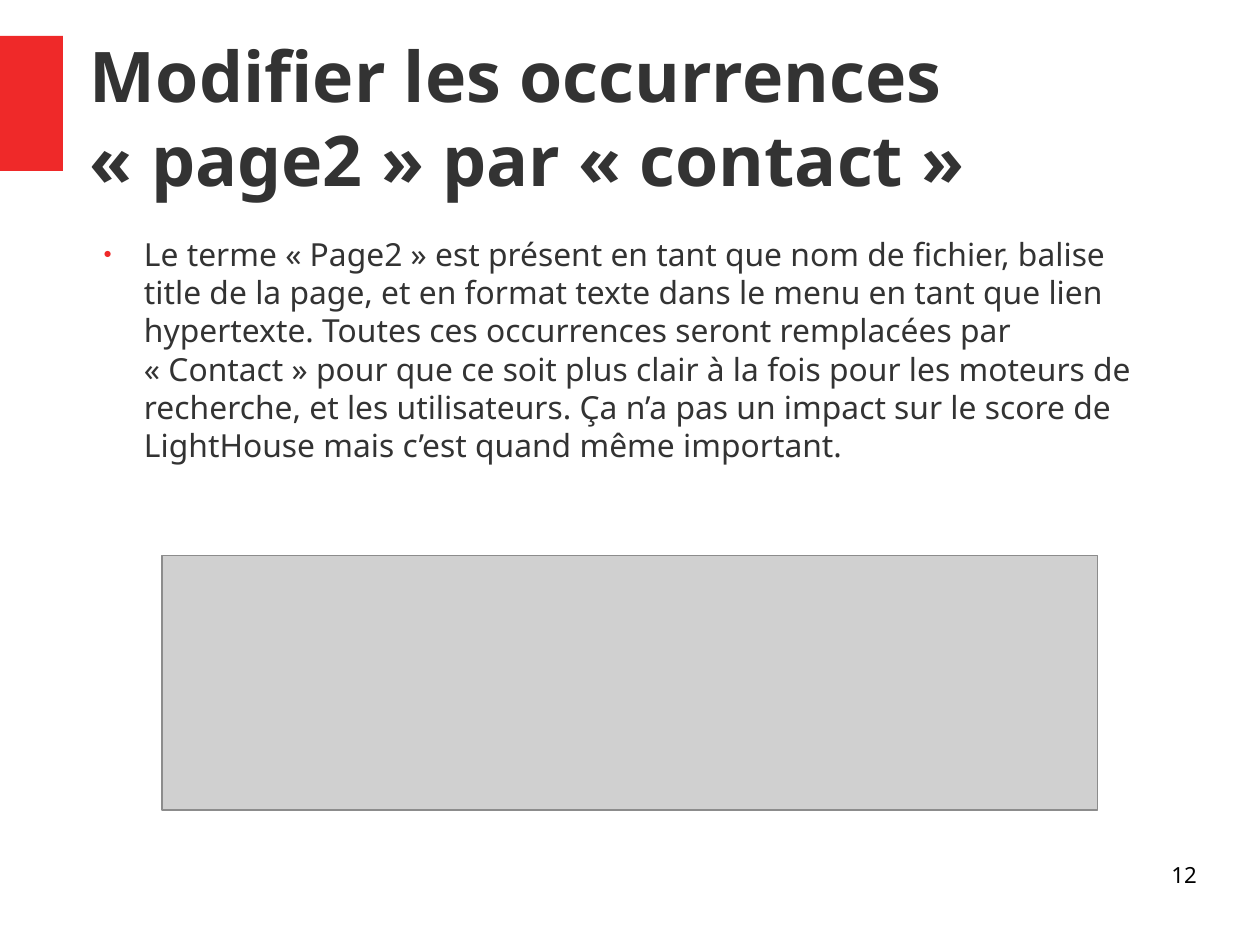
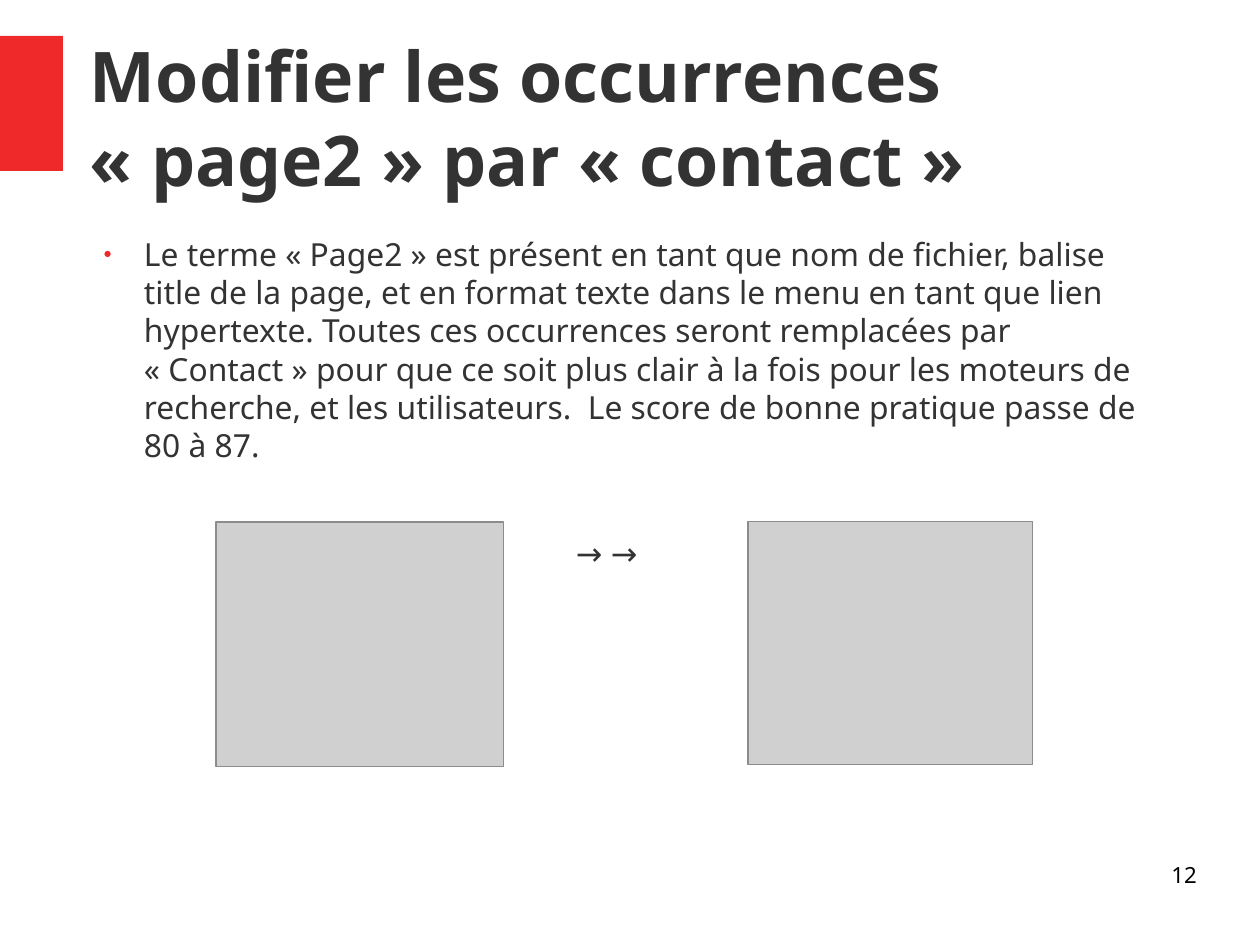
Before and after one commit to Vincent055681/VincentDiRaimondo_4_10052021, a slide deck: slide 12 of audit/Rapport.odp. Drawn at 1260x945 pixels with LibreOffice and Linux fonts; fonts in the diff are those of the drawing; grey boxes stand for pictures. Boxes give left, top, right and bottom in pixels: in the first picture for what was removed or moved away, otherwise in the second. Text is boxed around its words. In the diff, an @@ line names an element or a change of style, - is before the commit and + after.

```diff
--- a/audit/Rapport.odp
+++ b/audit/Rapport.odp
@@ text at (x1=144, y1=241, x2=1135, y2=458): text changed @@
-● Le terme « Page2 » est présent en tant que nom de fichier, balise title de la page, et en format texte dans le menu en tant que lien hypertexte. Toutes ces occurrences seront remplacées par « Contact » pour que ce soit plus clair à la fois pour les moteurs de recherche, et les utilisateurs. Ça n’a pas un impact sur le score de LightHouse mais c’est quand même important.
+● Le terme « Page2 » est présent en tant que nom de fichier, balise title de la page, et en format texte dans le menu en tant que lien hypertexte. Toutes ces occurrences seront remplacées par « Contact » pour que ce soit plus clair à la fois pour les moteurs de recherche, et les utilisateurs. Le score de bonne pratique passe de 80 à 87.
+                → →
@@ picture resized from (x1=162, y1=556, x2=1099, y2=811) to (x1=216, y1=523, x2=504, y2=767) @@
@@ picture added at (x1=748, y1=521, x2=1032, y2=764) @@
```
Also in this commit, not shown: 1 slide added, 1 slide removed, 4 other files.
